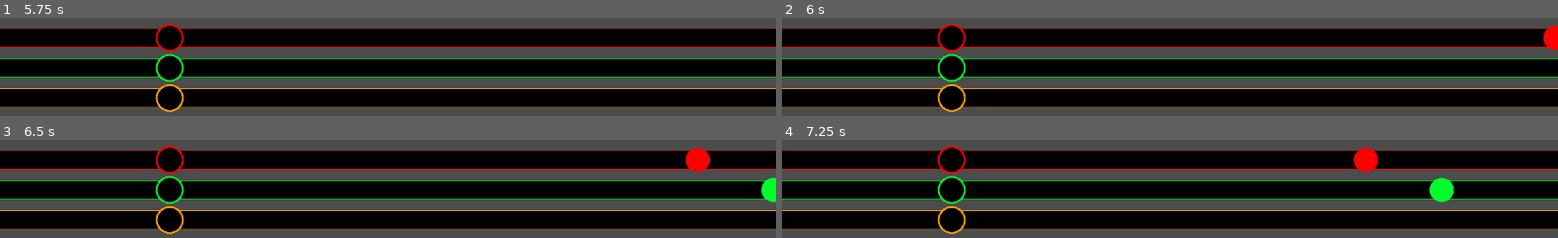
Above: before the commit, frames 1-4 (two rows, left to right).
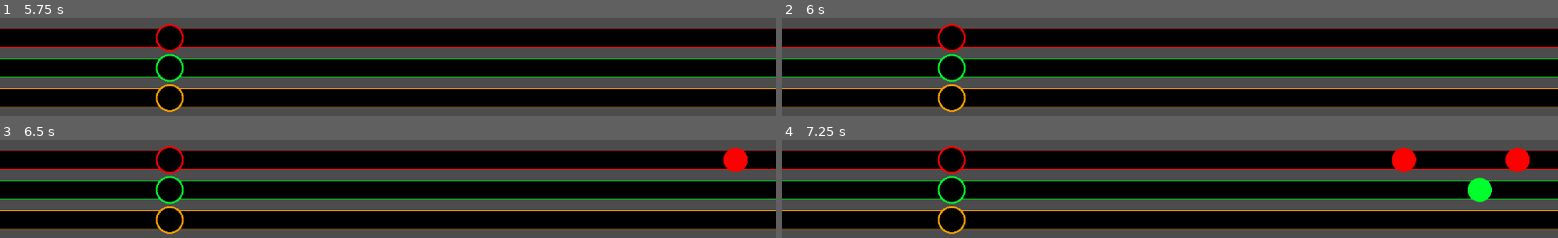
Above: after the commit, the same moments.

Repository: gregpennefather/jingle-cats
Game: Godot game, scene res://GameScene.tscn
The game is run twice, just before and just after one commit, with the same random seed, the same clock (stepped at 60 frames per second) and the same inputs. Video files are missing from this copy of the repository; at most half a second of black plays in their place.
Inputs:
- Up to frame 1 (5.75 s): tap Enter at 0.5, 2, 3.5 s; hold Right (ui_right) 0.53-1.28 s; tap Space at 1.25, 2.75, 4.25 s; hold Down (ui_down) 1.28-2.03 s; hold Right (ui_right) 2.03-3.53 s; hold Left (ui_left) 3.53-5.03 s; hold Down (ui_down) from 5.03 s (still down)
- Up to frame 2 (6 s): release Down (ui_down) at 5.78 s; hold Right (ui_right) from 5.78 s (still down)
- Up to frame 3 (6.5 s): keep holding Right (ui_right)
- Up to frame 4 (7.25 s): keep holding Right (ui_right)

Frame 1 is identical in both runs. In frame 2, 0.4% of the frame differs, in the area x 98-100%, y 7-33%; in frame 3, 1.6%; in frame 4, 3.1%, in the area x 73-97%, y 7-64%.

Commit message:
Reading notes in and trying to figure out how timings work

Diff:
--- a/Bars/BarBase.tscn
+++ b/Bars/BarBase.tscn
@@ -6,8 +6,19 @@
 [ext_resource path="res://Bars/Notes/Note.tscn" type="PackedScene" id=4]
 [ext_resource path="res://Blaghs/A-Long.wav" type="AudioStream" id=5]
 [ext_resource path="res://Blaghs/A-Short.wav" type="AudioStream" id=6]
-[ext_resource path="res://Blaghs/G-Long.wav" type="AudioStream" id=7]
-[ext_resource path="res://Bars/Notes/NoteTarget.tscn" type="PackedScene" id=8]
+[ext_resource path="res://Blaghs/B-Long.wav" type="AudioStream" id=7]
+[ext_resource path="res://Blaghs/B-Short.wav" type="AudioStream" id=8]
+[ext_resource path="res://Blaghs/C-Short.wav" type="AudioStream" id=9]
+[ext_resource path="res://Blaghs/CBottom-Long.wav" type="AudioStream" id=10]
+[ext_resource path="res://Blaghs/CTop-Long.wav" type="AudioStream" id=11]
+[ext_resource path="res://Blaghs/DBottom-Long.wav" type="AudioStream" id=12]
+[ext_resource path="res://Blaghs/DTop-Long.wav" type="AudioStream" id=13]
+[ext_resource path="res://Blaghs/E-Long.wav" type="AudioStream" id=14]
+[ext_resource path="res://Blaghs/ETop-Long.wav" type="AudioStream" id=15]
+[ext_resource path="res://Blaghs/F-Short.wav" type="AudioStream" id=16]
+[ext_resource path="res://Blaghs/FTop-Long.wav" type="AudioStream" id=17]
+[ext_resource path="res://Blaghs/G-Long.wav" type="AudioStream" id=18]
+[ext_resource path="res://Bars/Notes/NoteTarget.tscn" type="PackedScene" id=19]
 
 [sub_resource type="Animation" id=3]
 resource_name = "hit"
@@ -61,7 +72,18 @@
 note_scene = ExtResource( 4 )
 A_Long = ExtResource( 5 )
 A_Short = ExtResource( 6 )
-G_Long = ExtResource( 7 )
+B_Long = ExtResource( 7 )
+B_Short = ExtResource( 8 )
+C_Short = ExtResource( 9 )
+CBottom_Long = ExtResource( 10 )
+CTop_Long = ExtResource( 11 )
+DBottom_Long = ExtResource( 12 )
+DTop_Long = ExtResource( 13 )
+E_Long = ExtResource( 14 )
+ETop_Long = ExtResource( 15 )
+F_Short = ExtResource( 16 )
+FTop_long = ExtResource( 17 )
+G_Long = ExtResource( 18 )
 
 [node name="Outline" type="Line2D" parent="."]
 z_index = 1
--- a/Bars/NoteBars.gd
+++ b/Bars/NoteBars.gd
@@ -5,13 +5,80 @@
 onready var GreenBar = get_node("GreenBar")
 onready var OrangeBar = get_node("OrangeBar")
 
+const FIRST_NOTE_OFFSET = 10.25
+const NOTE_LENGTH = 0.25
+const RED_BAR_NOTES = [Note.NoteType.G_Long, Note.NoteType.DTop_Long]
+const GREEN_BAR_NOTES = [Note.NoteType.A_Long]
+const BLUE_BAR_NOTES = [Note.NoteType.A_Short]
+
 # Called when the node enters the scene tree for the first time.
 func _ready():
-	RedBar.add_note_array([createNotePlayInfo(10, Note.NoteType.G_Long)])
-	GreenBar.add_note_array([createNotePlayInfo(10.5, Note.NoteType.A_Short)])
+	var notes = get_notes('notes.json')
+
+	var red_notes = []
+	var green_notes = []
+	var orange_notes = []
+
+	for note_info in notes:
+		if (note_info.NoteType in RED_BAR_NOTES):
+			red_notes.append(note_info)
+		elif (note_info.NoteType in GREEN_BAR_NOTES):
+			green_notes.append(note_info)
+		elif (note_info.NoteType in BLUE_BAR_NOTES):
+			orange_notes.append(note_info)
+		else:
+			print('could not find a noteBar for note with type: ' + str(note_info.NoteType))
+
+	RedBar.add_note_array(red_notes)
+	GreenBar.add_note_array(green_notes)
+	OrangeBar.add_note_array(orange_notes)
+
 
 func createNotePlayInfo(playTime, noteType):
 	var play_info = PlayTimeInfo.new()
 	play_info.PlayTime = playTime
 	play_info.NoteType = noteType
 	return play_info
+
+func get_notes(filename):
+	var file = File.new()
+	file.open("res://%s" % filename, file.READ)
+	var json = parse_json(file.get_as_text())
+	return load_note_info(json)
+
+func load_note_info(note_info_array: Array) -> Array:
+	var notes = []
+	for note_info in note_info_array:
+		notes.append(createNotePlayInfo(note_index_to_playtime(note_info.index), noteStringToEnum(note_info.note)))
+	return notes
+
+func note_index_to_playtime(index):
+	return FIRST_NOTE_OFFSET + (NOTE_LENGTH * index)
+
+func noteStringToEnum(noteTypeString):
+	if (noteTypeString == 'A_Long'):
+		return Note.NoteType.A_Long
+	if (noteTypeString == 'A_Short'):
+		return Note.NoteType.A_Short
+	if (noteTypeString == 'B_Long'):
+		return Note.NoteType.B_Long
+	if (noteTypeString == 'B_Short'):
+		return Note.NoteType.B_Short
+	if (noteTypeString == 'CBottom_Long'):
+		return Note.NoteType.CBottom_Long
+	if (noteTypeString == 'DBottom_Long'):
+		return Note.NoteType.DBottom_Long
+	if (noteTypeString == 'DTop_Long'):
+		return Note.NoteType.DTop_Long
+	if (noteTypeString == 'E_Long'):
+		return Note.NoteType.E_Long
+	if (noteTypeString == 'ETop_Long'):
+		return Note.NoteType.ETop_Long
+	if (noteTypeString == 'F_Short'):
+		return Note.NoteType.F_Short
+	if (noteTypeString == 'FTop_long'):
+		return Note.NoteType.FTop_long
+	if (noteTypeString == 'G_Long'):
+		return Note.NoteType.G_Long
+	print('could no match noteTypeString : ' + noteTypeString)
+	return null
--- a/Bars/SpawnPoint.gd
+++ b/Bars/SpawnPoint.gd
@@ -9,6 +9,7 @@
 export (AudioStream) var CBottom_Long
 export (AudioStream) var CTop_Long
 export (AudioStream) var DBottom_Long
+export (AudioStream) var DTop_Long
 export (AudioStream) var E_Long
 export (AudioStream) var ETop_Long
 export (AudioStream) var F_Short
@@ -36,6 +37,8 @@
 			note.note_audio = CTop_Long
 		[Note.NoteType.DBottom_Long]:
 			note.note_audio = DBottom_Long
+		[Note.NoteType.DTop_Long]:
+			note.note_audio = DBottom_Long
 		[Note.NoteType.E_Long]:
 			note.note_audio = E_Long
 		[Note.NoteType.ETop_Long]:
--- /dev/null
+++ b/notes.json
@@ -0,0 +1,18 @@
+[
+  {
+    "index": 0,
+    "note": "G_Long"
+  },
+  {
+    "index": 2,
+    "note": "A_Long"
+  },
+  {
+    "index": 3,
+    "note": "G_Long"
+  },
+  {
+    "index": 5,
+    "note": "E_Long"
+  }
+]
Not shown: 2 places in Bars/BarBase.tscn that only renumber resources
